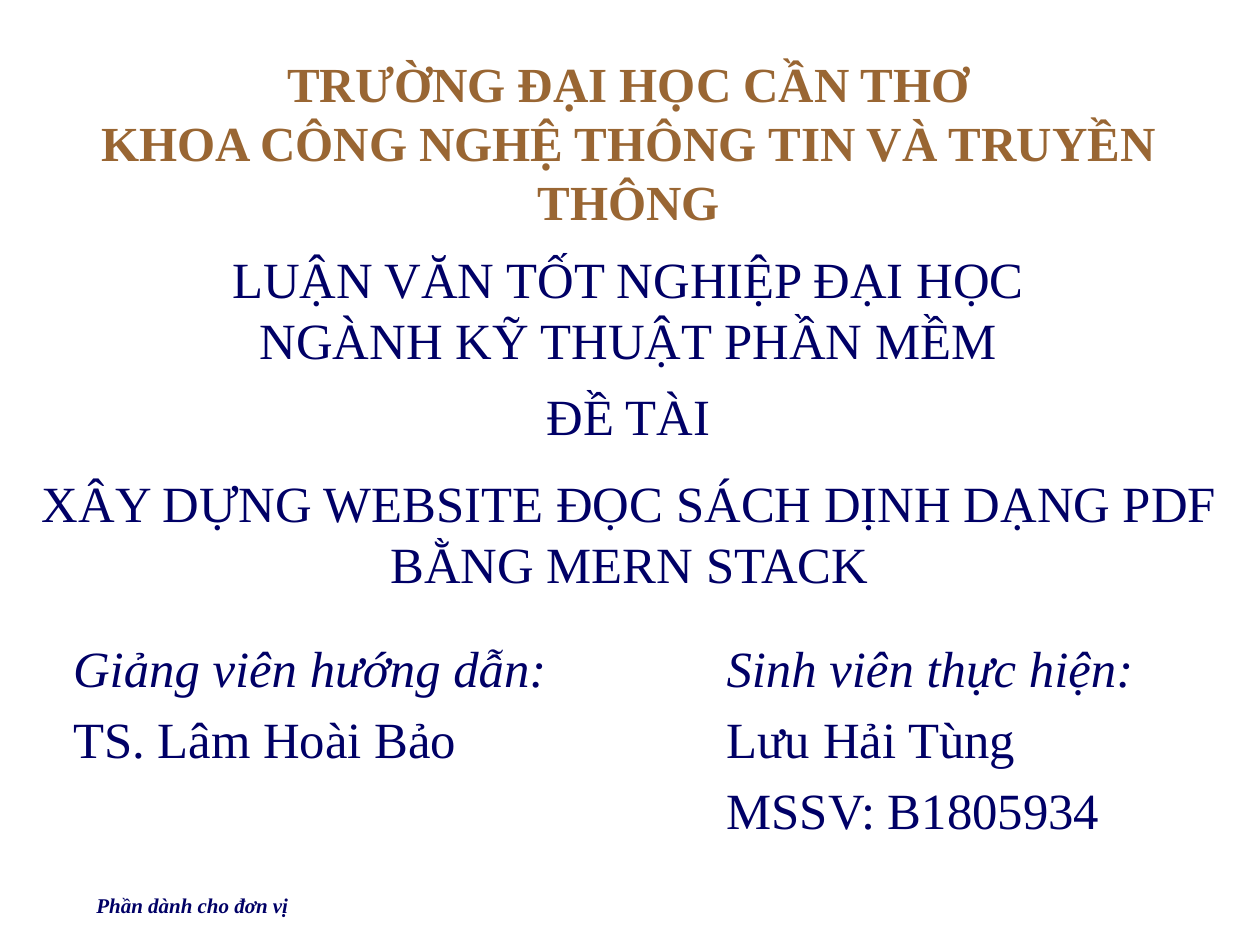
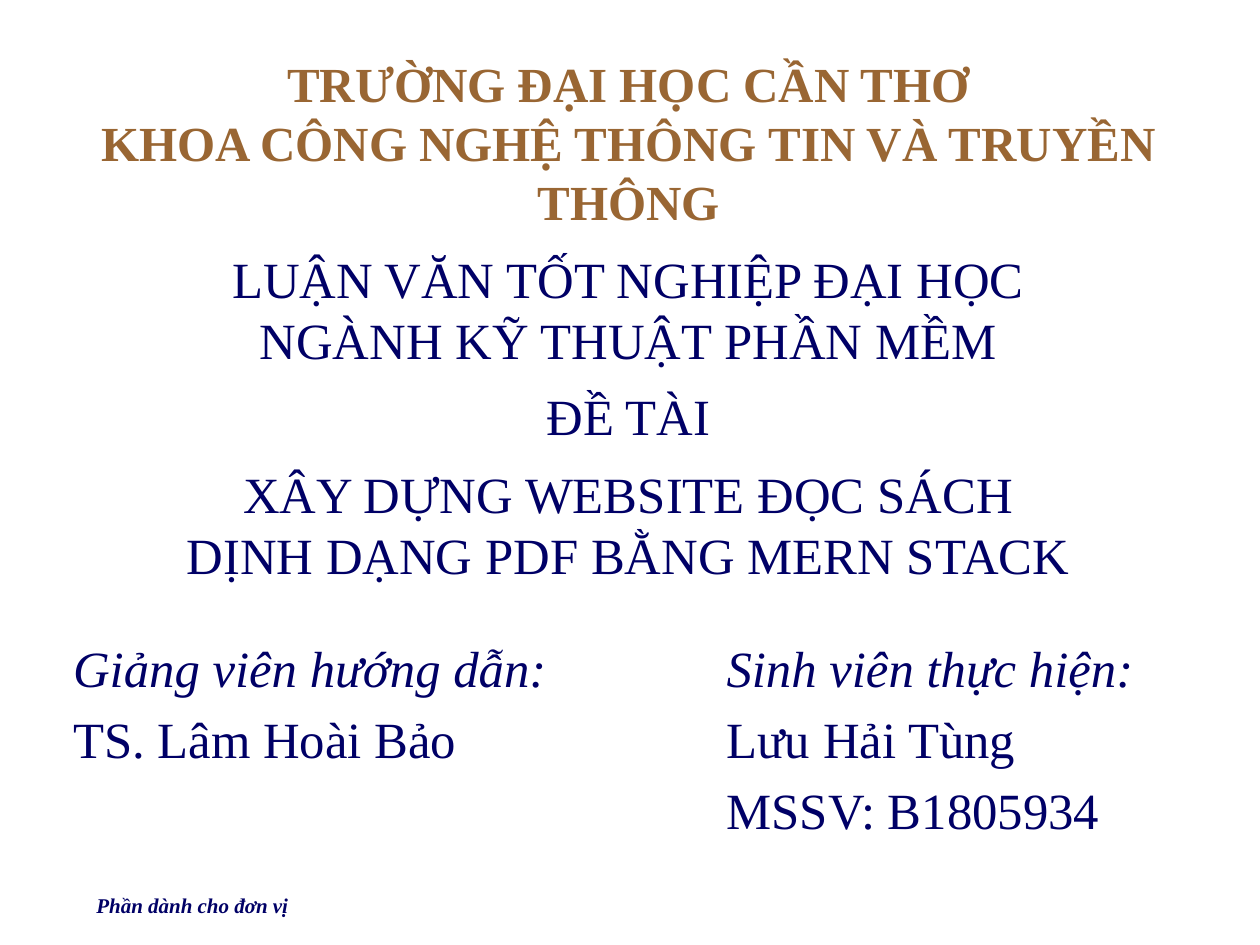
Before and after one commit to xhaitungx/pdf-reader, a slide deck: slide 1 of Mau Slide Powerpoint Dai hoc Can Tho CTU.pptx. Drawn at 1260x945 pixels with LibreOffice and Linux fonts; fonts in the diff are those of the drawing; background and template pictures are left out. Boxes give left, top, right and bottom in pixels: in the first picture for what was removed or moved away, otherwise in the second. Text is boxed around its words. In the diff, an @@ line names an element or a change of style, - is before the commit and + after.

```diff
--- a/Mau Slide Powerpoint Dai hoc Can Tho CTU.pptx
+++ b/Mau Slide Powerpoint Dai hoc Can Tho CTU.pptx
@@ text "XÂY DỰNG WEBSITE ĐỌC SÁCH ..." rewrapped from [42, 482, 1216, 584] to [187, 473, 1069, 583] @@
```
Also in this commit, not shown: 6 other slides changed, 1 slide added, 14 slides removed, 3 other files.
